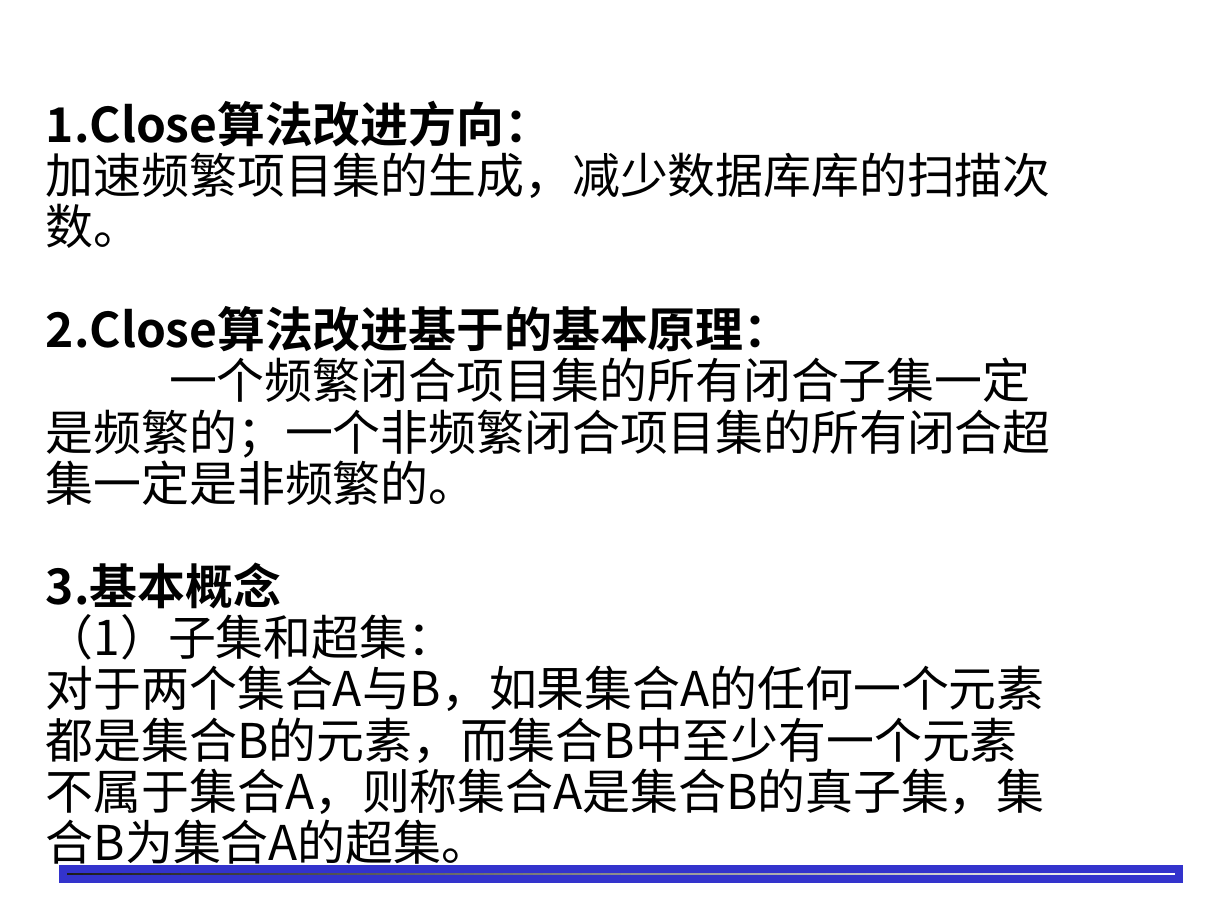
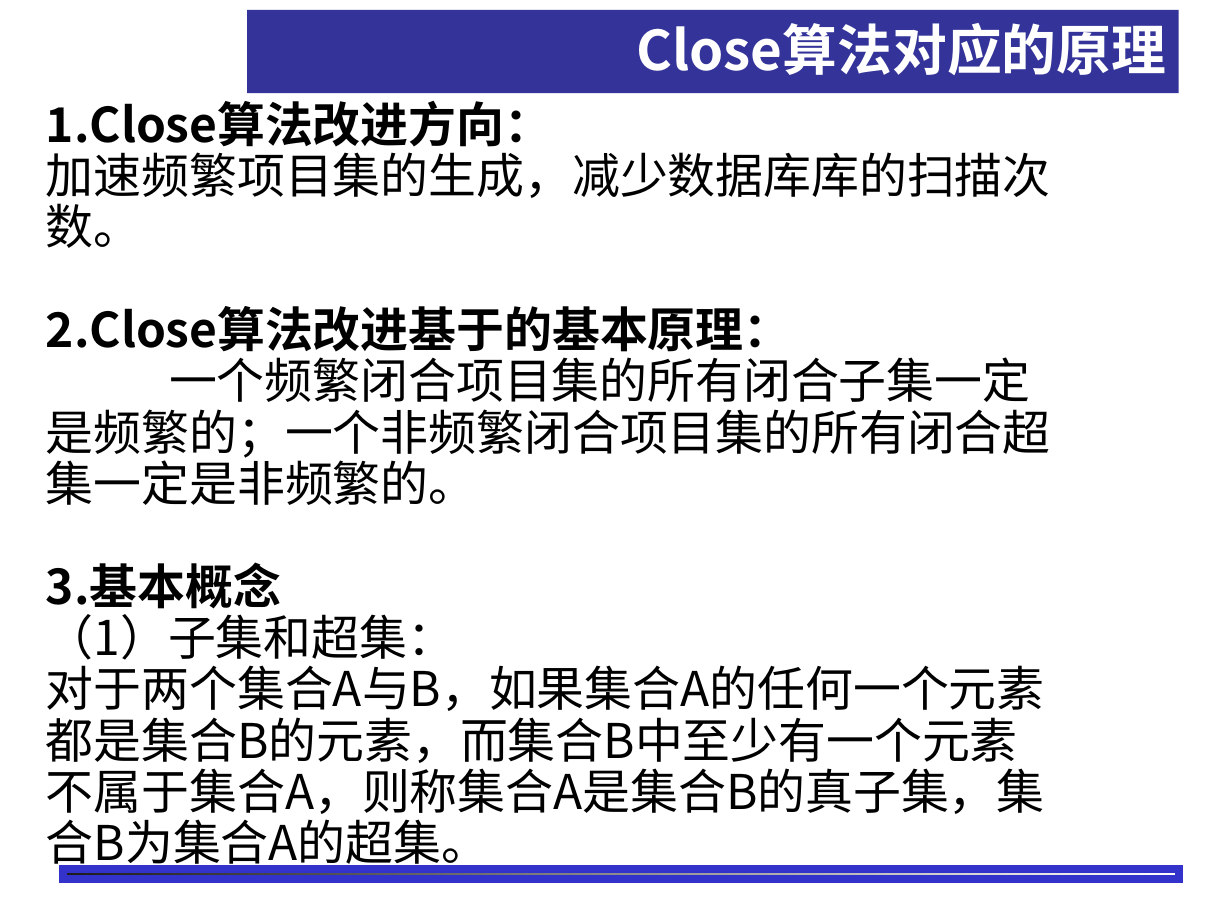
Before and after one commit to shfkuang/shfkuang.github.io, a slide deck: slide 12 of dm/ch3.2.ppt (slide 13 before the commit). Drawn at 1232x924 pixels with LibreOffice and Linux fonts; fonts in the diff are those of the drawing; background and template pictures are left out. Boxes give left, top, right and bottom in pixels: in the first picture for what was removed or moved away, otherwise in the second. Text is boxed around its words. In the diff, an @@ line names an element or a change of style, - is before the commit and + after.

```diff
--- a/dm/ch3.2.ppt
+++ b/dm/ch3.2.ppt
@@ rectangle added at (x1=248, y1=10, x2=1179, y2=94), fill #333399, 32 pt, text #FFFFFF, bold @@
+Close算法对应的原理
```
Also in this commit, not shown: 1 other slide changed, 1 slide removed.
